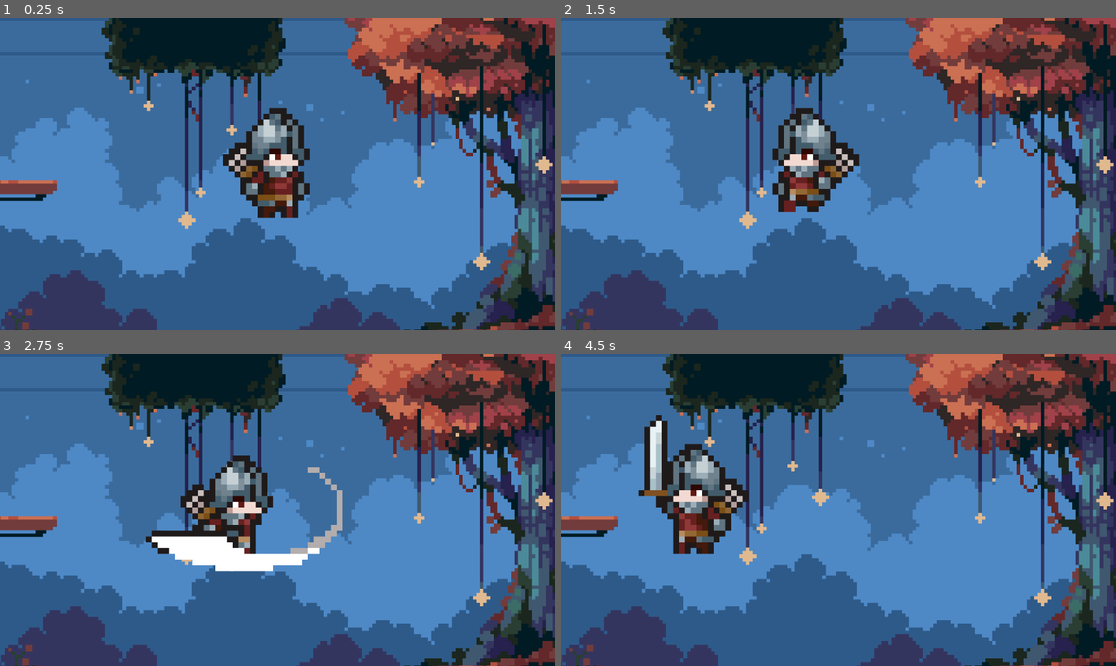
Above: before the commit, frames 1-4 (two rows, left to right).
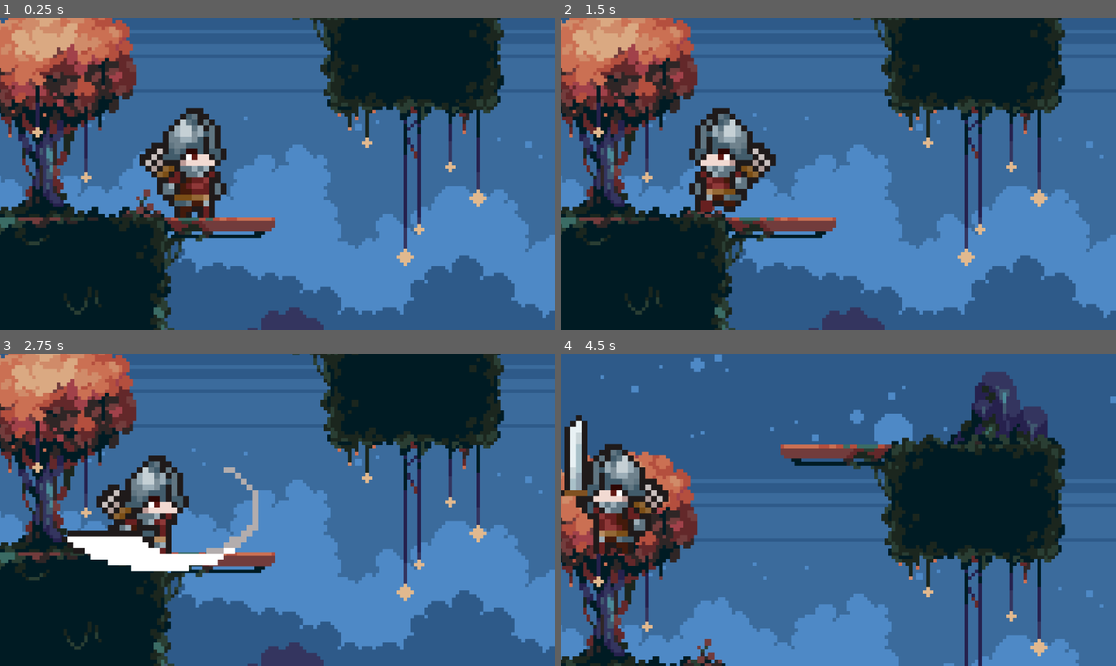
Above: after the commit, the same moments.

Repository: Ghostboo124/Daydream
Game: Godot game, scene res://assets/scenes/main.tscn
Same seed, same stepped clock (60 frames per second), same inputs: the game is played once before the commit and once after it.
Inputs (mouse positions are in pixels of both pictures, inside the frame that each line leads up to):
- Up to frame 1 (0.25 s): no input
- Up to frame 2 (1.5 s): move the mouse to (960, 158) at 0.52 s; hold Right (right) 0.53-1.28 s; hold Right mouse button (SliceAttack) 0.53-1.28 s; tap Space (Jump, bound only after the commit) at 0.77, 0.8, 1.07, 1.35 s; move the mouse to (727, 189) at 1.27 s; hold Left (left) from 1.28 s (still down)
- Up to frame 3 (2.75 s): tap Space (Jump, bound only after the commit) at 1.52, 1.82, 2.3 s; right-click (166, 525) at 1.55 s; move the mouse to (333, 441) at 2.02 s; release Left (left) at 2.03 s; hold Right (right) from 2.03 s (still down); hold Right mouse button (SliceAttack) from 2.03 s (still down)
- Up to frame 4 (4.5 s): move the mouse to (810, 572) at 2.77 s; release Right mouse button (SliceAttack) at 2.78 s; right-click (810, 572) at 2.85 s; tap Space (Jump, bound only after the commit) at 3.02, 3.32 s; move the mouse to (1005, 556) at 3.52 s; release Right (right) at 3.53 s; hold Space (Jump, bound only after the commit) 3.53-4.28 s; hold Left (left) from 3.53 s (still down); move the mouse to (672, 463) at 4.27 s; right-click (672, 463) at 4.35 s

The runs differ from the first frame. In frame 1, 73% of the frame differs, in the area x 0-100%, y 0-100%; in frame 2, 72%; in frame 3, 72%; in frame 4, 76%.

Commit message:
Finish off player
Add left idle animation (and came to the realisation that I could have
flip_h'd)
Change background to have one-way collision platforms
Make the camera a child of the player

Diff:
--- a/assets/scenes/background.tscn
+++ b/assets/scenes/background.tscn
@@ -1,9 +1,19 @@
-[gd_scene load_steps=3 format=3 uid="uid://cglov6eujlkyq"]
+[gd_scene load_steps=4 format=3 uid="uid://cglov6eujlkyq"]
 
 [ext_resource type="Texture2D" uid="uid://dsb6xama4lbbh" path="res://assets/images/Background.png" id="1_wfag3"]
 [ext_resource type="Script" uid="uid://cdrmfdydwjh1j" path="res://scripts/background.gd" id="1_wi2cc"]
 
+[sub_resource type="RectangleShape2D" id="RectangleShape2D_wi2cc"]
+size = Vector2(192, 37)
+
 [node name="Node2D" type="Node2D"]
+
+[node name="Edgehitbox" type="StaticBody2D" parent="."]
+position = Vector2(0, -3)
+
+[node name="CollisionPolygon2D" type="CollisionPolygon2D" parent="Edgehitbox"]
+build_mode = 1
+polygon = PackedVector2Array(-869, 549, -864, -544, 2583, -538, 2589, 546)
 
 [node name="BackgroundLeft" type="Node2D" parent="."]
 position = Vector2(0, -3)
@@ -15,10 +25,20 @@
 [node name="hitbox" type="StaticBody2D" parent="BackgroundLeft"]
 
 [node name="ground" type="CollisionPolygon2D" parent="BackgroundLeft/hitbox"]
-polygon = PackedVector2Array(-861, 131, -392, 129, -399, 155, -566, 160, -566, 400, -194, 417, -198, 492, 70, 502, 127, 398, 327, 386, 459, 365, 658, 381, 747, 400, 858, 405, 860, 535, -870, 537)
+polygon = PackedVector2Array(-861, 131, -572, 134, -566, 400, -194, 417, -198, 492, 70, 502, 127, 398, 327, 386, 459, 365, 658, 381, 747, 400, 858, 405, 860, 535, -870, 537)
 
 [node name="skyisland" type="CollisionPolygon2D" parent="BackgroundLeft/hitbox"]
-polygon = PackedVector2Array(-481, -258, -170, -262, -156, -310, -144, -364, -81, -378, -62, -333, -55, -305, -26, -307, -7, -279, 2, -251, 2, -67, -286, -64, -290, -227, -472, -222)
+polygon = PackedVector2Array(-170, -251, -150, -294, -143, -353, -132, -360, -125, -378, -91, -378, -73, -353, -71, -330, -64, -304, -59, -317, -31, -317, -19, -305, -18, -279, -18, -264, -7, -263, -1, -258, -1, -245, 2, -67, -286, -64, -287, -252)
+
+[node name="PlatfromL" type="CollisionShape2D" parent="BackgroundLeft/hitbox"]
+position = Vector2(-480, 150.5)
+shape = SubResource("RectangleShape2D_wi2cc")
+one_way_collision = true
+
+[node name="PlatfromSkyL" type="CollisionShape2D" parent="BackgroundLeft/hitbox"]
+position = Vector2(-384, -234)
+shape = SubResource("RectangleShape2D_wi2cc")
+one_way_collision = true
 
 [node name="BackgroundRight" type="Node2D" parent="."]
 position = Vector2(1728, 0)
@@ -31,7 +51,17 @@
 [node name="hitbox" type="StaticBody2D" parent="BackgroundRight"]
 
 [node name="ground" type="CollisionPolygon2D" parent="BackgroundRight/hitbox"]
-polygon = PackedVector2Array(-859, 396, -724, 410, -549, 355, -454, 359, -304, 388, -134, 406, -68, 501, 182, 507, 197, 421, 544, 421, 583, 417, 583, 162, 398, 156, 382, 133, 870, 131, 862, 544, -871, 536)
+polygon = PackedVector2Array(-859, 396, -724, 410, -549, 355, -454, 359, -304, 388, -134, 406, -68, 501, 182, 507, 197, 421, 544, 421, 576, 414, 576, 132, 870, 131, 862, 544, -871, 536)
 
 [node name="skyisland" type="CollisionPolygon2D" parent="BackgroundRight/hitbox"]
-polygon = PackedVector2Array(-7, -68, -7, -265, 34, -267, 14, -327, 36, -331, 57, -325, 69, -346, 86, -378, 110, -378, 129, -364, 147, -335, 168, -278, 188, -263, 476, -255, 478, -228, 310, -222, 289, -62)
+polygon = PackedVector2Array(-5, -68, -5, -248, 20, -262, 19, -305, 32, -317, 65, -317, 69, -346, 86, -378, 110, -378, 132, -372, 145, -334, 151, -294, 167, -286, 188, -263, 289, -251, 289, -62)
+
+[node name="PlatfromR" type="CollisionShape2D" parent="BackgroundRight/hitbox"]
+position = Vector2(480, 150)
+shape = SubResource("RectangleShape2D_wi2cc")
+one_way_collision = true
+
+[node name="PlatfromSkyR" type="CollisionShape2D" parent="BackgroundRight/hitbox"]
+position = Vector2(384, -234)
+shape = SubResource("RectangleShape2D_wi2cc")
+one_way_collision = true
--- a/assets/scenes/main.tscn
+++ b/assets/scenes/main.tscn
@@ -8,13 +8,13 @@
 [node name="Background" parent="." instance=ExtResource("1_mr7gh")]
 
 [node name="Player" parent="." instance=ExtResource("2_kpi06")]
-position = Vector2(-6, 124)
-strength = null
-speed = null
-regen = null
-health = null
-chaos = null
+position = Vector2(-528, 15)
+metadata/_edit_group_ = true
 
-[node name="Camera2D" type="Camera2D" parent="."]
-position = Vector2(-2, 118)
+[node name="Camera2D" type="Camera2D" parent="Player"]
+position = Vector2(4, -6)
 zoom = Vector2(1.2, 1.2)
+limit_left = -860
+limit_top = -545
+limit_right = 2590
+limit_bottom = 530
--- a/project.godot
+++ b/project.godot
@@ -67,6 +67,12 @@
 , Object(InputEventJoypadButton,"resource_local_to_scene":false,"resource_name":"","device":-1,"button_index":3,"pressure":0.0,"pressed":false,"script":null)
 ]
 }
+Jump={
+"deadzone": 0.2,
+"events": [Object(InputEventKey,"resource_local_to_scene":false,"resource_name":"","device":-1,"window_id":0,"alt_pressed":false,"shift_pressed":false,"ctrl_pressed":false,"meta_pressed":false,"pressed":false,"keycode":0,"physical_keycode":32,"key_label":0,"unicode":32,"location":0,"echo":false,"script":null)
+, Object(InputEventJoypadButton,"resource_local_to_scene":false,"resource_name":"","device":-1,"button_index":0,"pressure":0.0,"pressed":false,"script":null)
+]
+}
 
 [rendering]
 
--- a/scripts/player.gd
+++ b/scripts/player.gd
@@ -13,6 +13,8 @@
 @export var health: int = 10
 @export var chaos: int = 4
 @export var is_dead: bool = false
+@export var gravity: int = 2500
+var is_jumping: bool = false
 var input_vector: Vector2 = Vector2.ZERO
 var screen_size
 var frame_counter: int = 0
@@ -34,30 +36,41 @@
 	frame_counter += 1
 	if is_dead:
 		return
+
 	animation_tree.set("parameters/StateMachine/MoveState/State/2/blend_position", 0)
 	animation_tree.set("parameters/StateMachine/MoveState/State/blend_position", 0)
 
+	screen_size = get_viewport_rect().size
+	velocity = Vector2.ZERO
+	input_vector = Vector2.ZERO
+
 	if state == "MoveState":
-		screen_size = get_viewport_rect().size
-		velocity = Vector2.ZERO
-		input_vector = Vector2.ZERO
-
 		if Input.is_action_pressed("right"):
+			animation_tree.set("parameters/StateMachine/MoveState/State/2/2/blend_position", 1)
 			animation_tree.set("parameters/StateMachine/AttackState/blend_position", 1)
 			input_vector.x += 1
 		if Input.is_action_pressed("left"):
+			animation_tree.set("parameters/StateMachine/MoveState/State/2/2/blend_position", -1)
 			animation_tree.set("parameters/StateMachine/AttackState/blend_position", -1)
 			input_vector.x -= 1
+		if Input.is_action_pressed("Jump"):
+			is_jumping = true
 
 		if Input.is_action_pressed("SliceAttack"):
-			if get_global_mouse_position().x > global_position.x:
-				playback.travel("AttackState")
-			elif get_global_mouse_position().x < global_position.x:
-				playback.travel("AttackState")
+			playback.travel("AttackState")
 
 		animation_tree.set("parameters/StateMachine/MoveState/State/blend_position", input_vector.x)
 
 		velocity = input_vector * speed
-		move_and_slide()
 	elif state == "AttackState":
 		pass
+	velocity = handle_physics(delta, velocity)
+	move_and_slide()
+
+func handle_physics(delta: float, velocity: Vector2) -> Vector2:
+	if is_jumping:
+		velocity.y -= speed
+		is_jumping = false
+		return velocity
+	velocity.y += gravity * (speed / 25)  * delta
+	return velocity
--- a/sprites/player.tscn
+++ b/sprites/player.tscn
@@ -333,24 +333,6 @@
 "values": [Vector2(-1, -1829), Vector2(1, -14)]
 }
 
-[sub_resource type="Animation" id="Animation_4ngp6"]
-resource_name = "idle"
-length = 0.5
-loop_mode = 1
-step = 0.1
-tracks/0/type = "value"
-tracks/0/imported = false
-tracks/0/enabled = true
-tracks/0/path = NodePath("PlayerSprite:frame")
-tracks/0/interp = 1
-tracks/0/loop_wrap = true
-tracks/0/keys = {
-"times": PackedFloat32Array(0, 0.1, 0.2, 0.3, 0.4, 0.5),
-"transitions": PackedFloat32Array(1, 1, 1, 1, 1, 1),
-"update": 1,
-"values": [0, 1, 2, 3, 4, 5]
-}
-
 [sub_resource type="Animation" id="Animation_em1gi"]
 resource_name = "run_left"
 length = 0.8
@@ -467,6 +449,42 @@
 "transitions": PackedFloat32Array(1, 1, 1, 1, 1, 1, 1),
 "update": 0,
 "values": [Vector2(-2000, -2000), Vector2(-75.5, -119.5), Vector2(-85, -110), Vector2(-130, -25), Vector2(-130, 30), Vector2(-130, 60), Vector2(-2000, -2000)]
+}
+
+[sub_resource type="Animation" id="Animation_k7aqk"]
+resource_name = "idle_left"
+length = 0.6
+loop_mode = 1
+step = 0.1
+tracks/0/type = "value"
+tracks/0/imported = false
+tracks/0/enabled = true
+tracks/0/path = NodePath("PlayerSprite:frame")
+tracks/0/interp = 0
+tracks/0/loop_wrap = true
+tracks/0/keys = {
+"times": PackedFloat32Array(0, 0.1, 0.2, 0.3, 0.4, 0.5),
+"transitions": PackedFloat32Array(1, 1, 1, 1, 1, 1),
+"update": 0,
+"values": [90, 91, 92, 93, 94, 95]
+}
+
+[sub_resource type="Animation" id="Animation_4ngp6"]
+resource_name = "idle"
+length = 0.5
+loop_mode = 1
+step = 0.1
+tracks/0/type = "value"
+tracks/0/imported = false
+tracks/0/enabled = true
+tracks/0/path = NodePath("PlayerSprite:frame")
+tracks/0/interp = 1
+tracks/0/loop_wrap = true
+tracks/0/keys = {
+"times": PackedFloat32Array(0, 0.1, 0.2, 0.3, 0.4, 0.5),
+"transitions": PackedFloat32Array(1, 1, 1, 1, 1, 1),
+"update": 1,
+"values": [0, 1, 2, 3, 4, 5]
 }
 
 [sub_resource type="AnimationLibrary" id="AnimationLibrary_olike"]
@@ -479,7 +497,8 @@
 &"attack_slash_right": SubResource("Animation_olike"),
 &"death": SubResource("Animation_nmgwl"),
 &"hurt_right": SubResource("Animation_snqyj"),
-&"idle": SubResource("Animation_4ngp6"),
+&"idle_left": SubResource("Animation_k7aqk"),
+&"idle_right": SubResource("Animation_4ngp6"),
 &"run_left": SubResource("Animation_em1gi"),
 &"run_right": SubResource("Animation_fnuoy")
 }
@@ -507,19 +526,29 @@
 [sub_resource type="AnimationNodeAnimation" id="AnimationNodeAnimation_fnuoy"]
 animation = &"death"
 
-[sub_resource type="AnimationNodeAnimation" id="AnimationNodeAnimation_olike"]
-animation = &"idle"
-
 [sub_resource type="AnimationNodeAnimation" id="AnimationNodeAnimation_vhcws"]
 animation = &"hurt_right"
+
+[sub_resource type="AnimationNodeAnimation" id="AnimationNodeAnimation_k7aqk"]
+animation = &"idle_left"
+
+[sub_resource type="AnimationNodeAnimation" id="AnimationNodeAnimation_udifs"]
+animation = &"idle_right"
+
+[sub_resource type="AnimationNodeBlendSpace1D" id="AnimationNodeBlendSpace1D_rpba7"]
+blend_point_0/node = SubResource("AnimationNodeAnimation_k7aqk")
+blend_point_0/pos = -1.0
+blend_point_1/node = SubResource("AnimationNodeAnimation_udifs")
+blend_point_1/pos = 1.0
+blend_mode = 1
 
 [sub_resource type="AnimationNodeBlendSpace1D" id="AnimationNodeBlendSpace1D_vtnr7"]
 blend_point_0/node = SubResource("AnimationNodeAnimation_fnuoy")
 blend_point_0/pos = -1.0
-blend_point_1/node = SubResource("AnimationNodeAnimation_olike")
-blend_point_1/pos = 0.0
-blend_point_2/node = SubResource("AnimationNodeAnimation_vhcws")
-blend_point_2/pos = 1.0
+blend_point_1/node = SubResource("AnimationNodeAnimation_vhcws")
+blend_point_1/pos = 1.0
+blend_point_2/node = SubResource("AnimationNodeBlendSpace1D_rpba7")
+blend_point_2/pos = 0.0
 
 [sub_resource type="AnimationNodeBlendSpace1D" id="AnimationNodeBlendSpace1D_olike"]
 blend_point_0/node = SubResource("AnimationNodeAnimation_4ngp6")
@@ -581,23 +610,24 @@
 scale = Vector2(10, 10)
 texture = ExtResource("4_t3r5c")
 hframes = 9
-vframes = 10
+vframes = 11
 frame = 54
 
 [node name="AnimationPlayer" type="AnimationPlayer" parent="."]
 libraries = {
 &"": SubResource("AnimationLibrary_olike")
 }
-autoplay = "idle"
+autoplay = "idle_right"
 
 [node name="AnimationTree" type="AnimationTree" parent="."]
 deterministic = false
 tree_root = SubResource("AnimationNodeBlendTree_olike")
 advance_expression_base_node = NodePath("..")
 anim_player = NodePath("../AnimationPlayer")
-parameters/StateMachine/AttackState/blend_position = -0.32644957
+parameters/StateMachine/AttackState/blend_position = 0.0
 parameters/StateMachine/MoveState/State/blend_position = 0.0
 parameters/StateMachine/MoveState/State/2/blend_position = 0.0
+parameters/StateMachine/MoveState/State/2/2/blend_position = 0.99682283
 
 [node name="CollisionShape2D" type="CollisionShape2D" parent="."]
 visible = false
Binary file changed: assets/images/Soldier.png
Binary file changed: assets/images/asprite/Soldier.aseprite
Not shown: 1 places in sprites/player.tscn that only renumber resources
